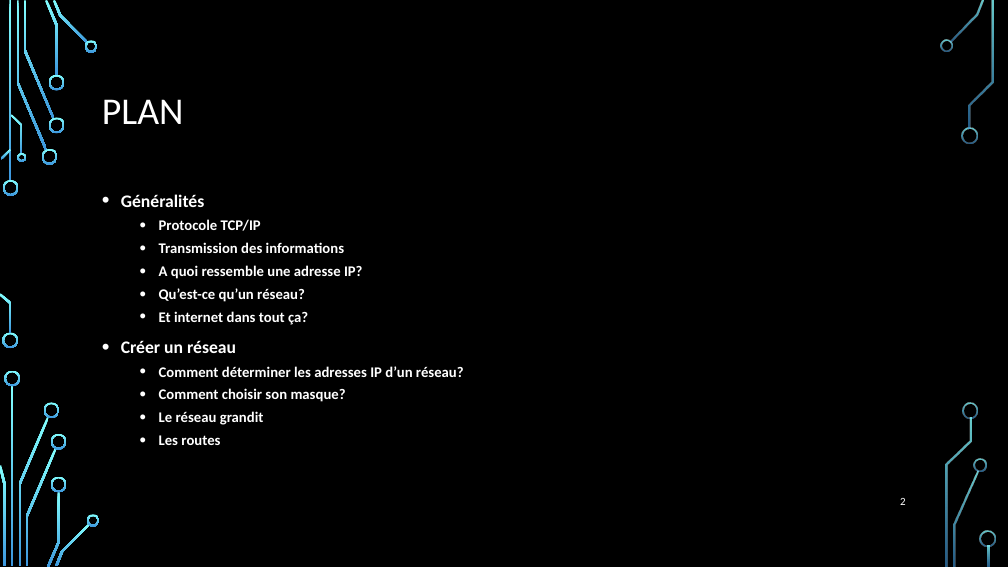
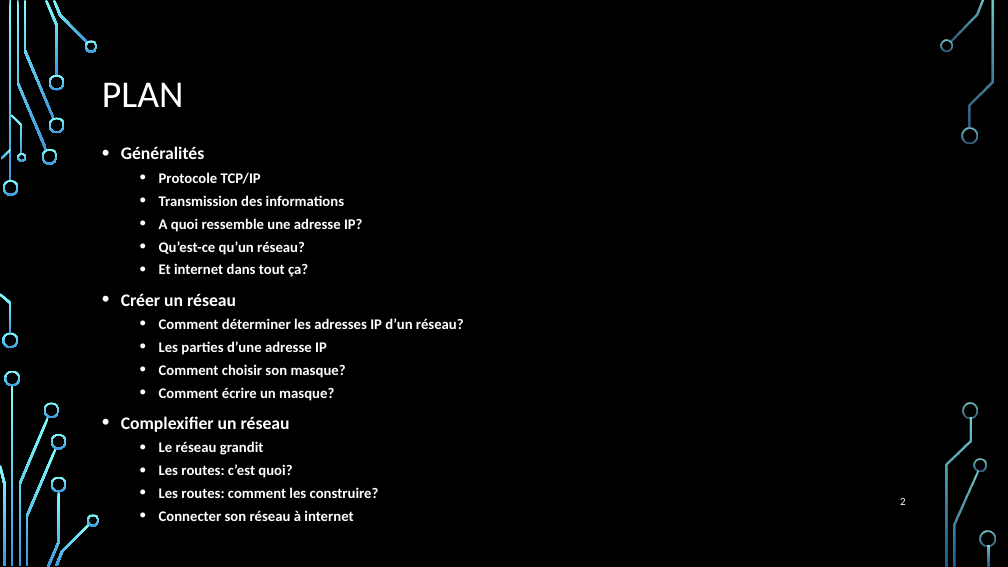
Before and after one commit to Jayleeva/42netpractice, a slide deck: slide 2 of Adressage ip.pptx. Drawn at 1008x567 pixels with LibreOffice and Linux fonts; fonts in the diff are those of the drawing; background and template pictures are left out. Boxes give left, top, right and bottom in pixels: in the first picture for what was removed or moved away, otherwise in the second. Text is boxed around its words. In the diff, an @@ line names an element or a change of style, - is before the commit and + after.

```diff
--- a/Adressage ip.pptx
+++ b/Adressage ip.pptx
@@ title "PLAN": place and size @@
-title "PLAN" at (102, 99, 184, 124)
+title "PLAN" at (102, 82, 184, 107)
@@ text "Généralités": place and size @@
-text "Généralités" at (121, 194, 464, 445)
+text "Généralités" at (121, 146, 464, 521)
@@ text at (159, 341, 327, 355): paragraph added @@
+  • Les parties d’une adresse IP
@@ text at (121, 387, 334, 432): paragraphs added @@
+  • Comment écrire un masque?
+• Complexifier un réseau
@@ text at (159, 464, 379, 521): text changed @@
-  • Les routes
+  • Les routes: c’est quoi?
+  • Les routes: comment les construire?
+  • Connecter son réseau à internet
```
Also in this commit, not shown: 4 other slides changed, 4 slides added, 1 slide removed.
